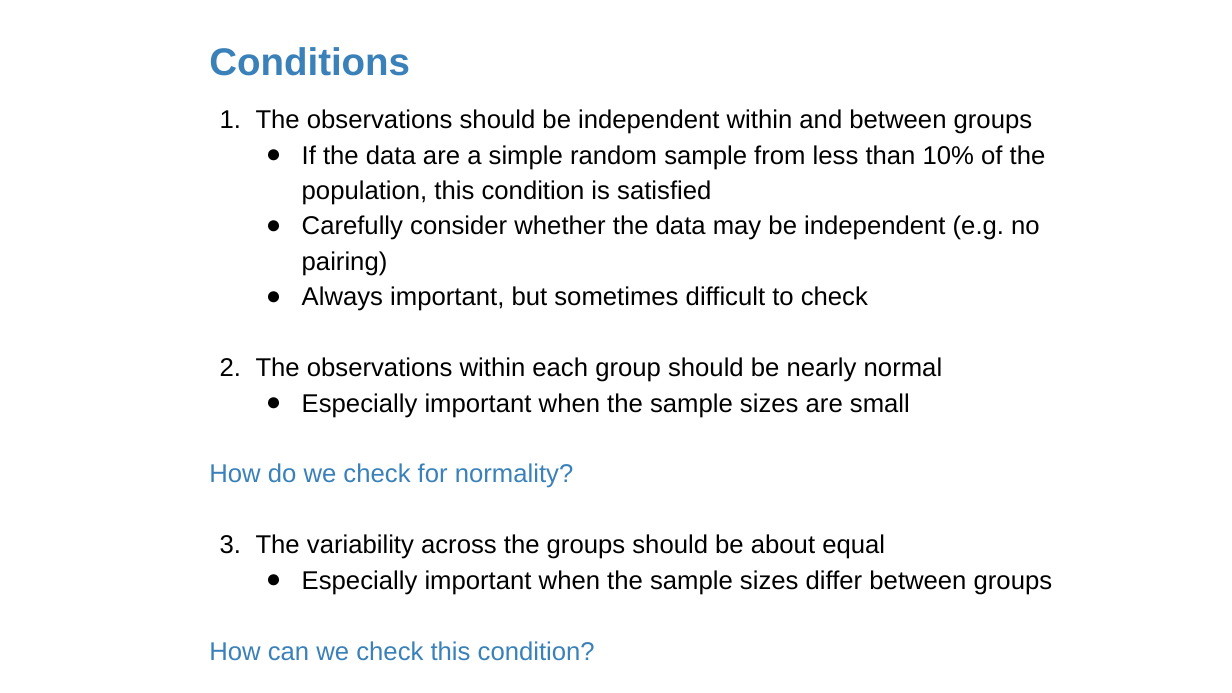
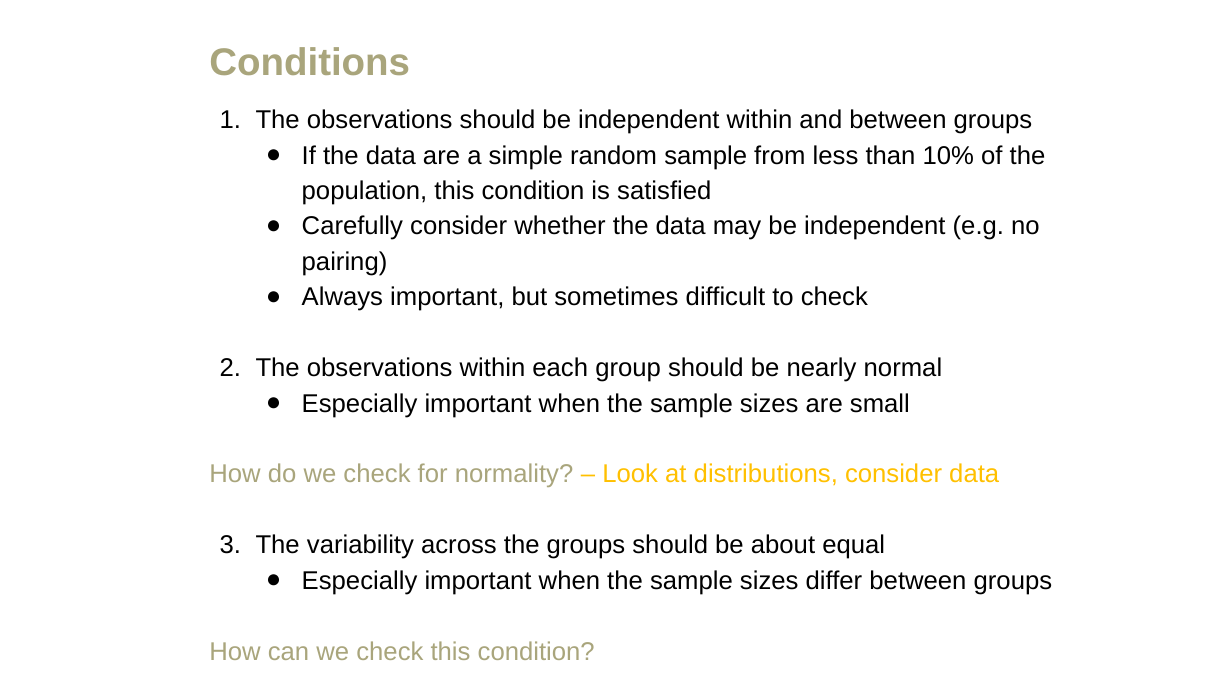
Before and after one commit to amosca01/MATH108-F23, a slide deck: slide 19 of slides/14-difference-many-means.pptx (slide 16 before the commit). Drawn at 1232x693 pixels with LibreOffice and Linux fonts; fonts in the diff are those of the drawing. Boxes give left, top, right and bottom in pixels: in the first picture for what was removed or moved away, otherwise in the second. Text is boxed around its words. In the diff, an @@ line names an element or a change of style, - is before the commit and + after.

```diff
--- a/slides/14-difference-many-means.pptx
+++ b/slides/14-difference-many-means.pptx
@@ text "Conditions" at <box>209,47,410,76</box>: text colour #3A81BA to #A9A57C @@
@@ text at <box>209,463,999,487</box>: text changed; text colour #3A81BA to #FFC000 @@
-How do we check for normality?
+How do we check for normality? – Look at distributions, consider data
@@ text at <box>209,641,595,660</box>: text colour #3A81BA to #A9A57C in "How can we check this condition?" @@
```
Also in this commit, not shown: 62 other slides changed, 3 slides added, 12 slides removed, 10 other files.
